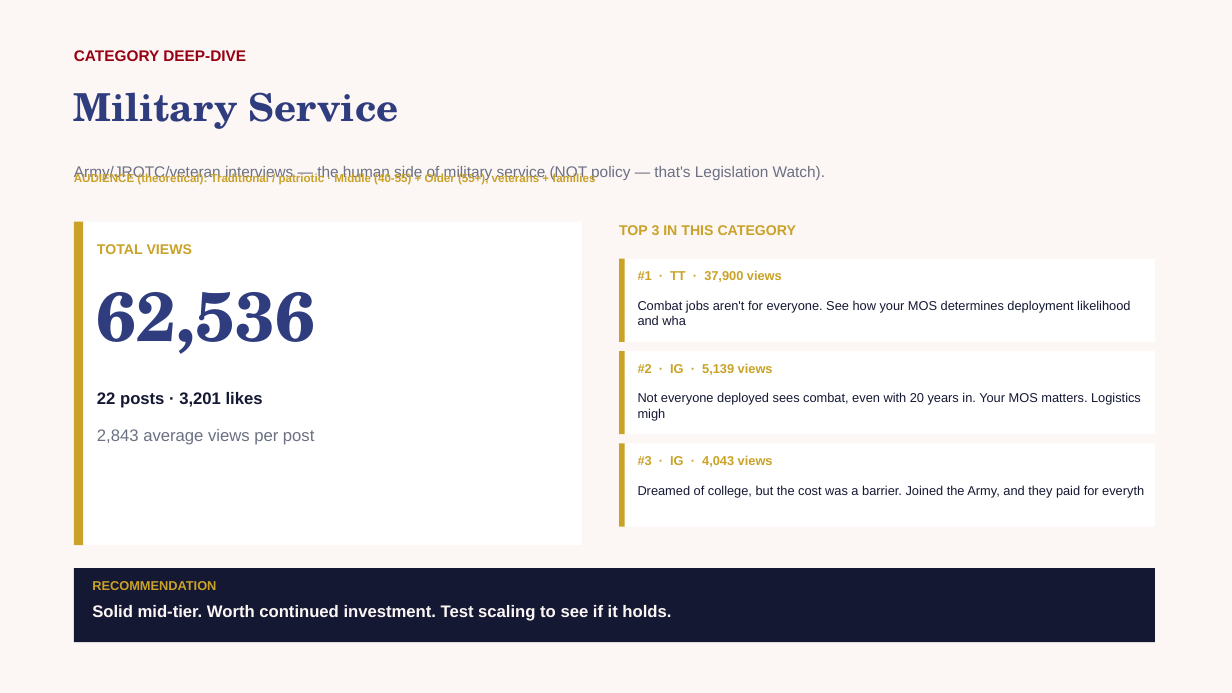
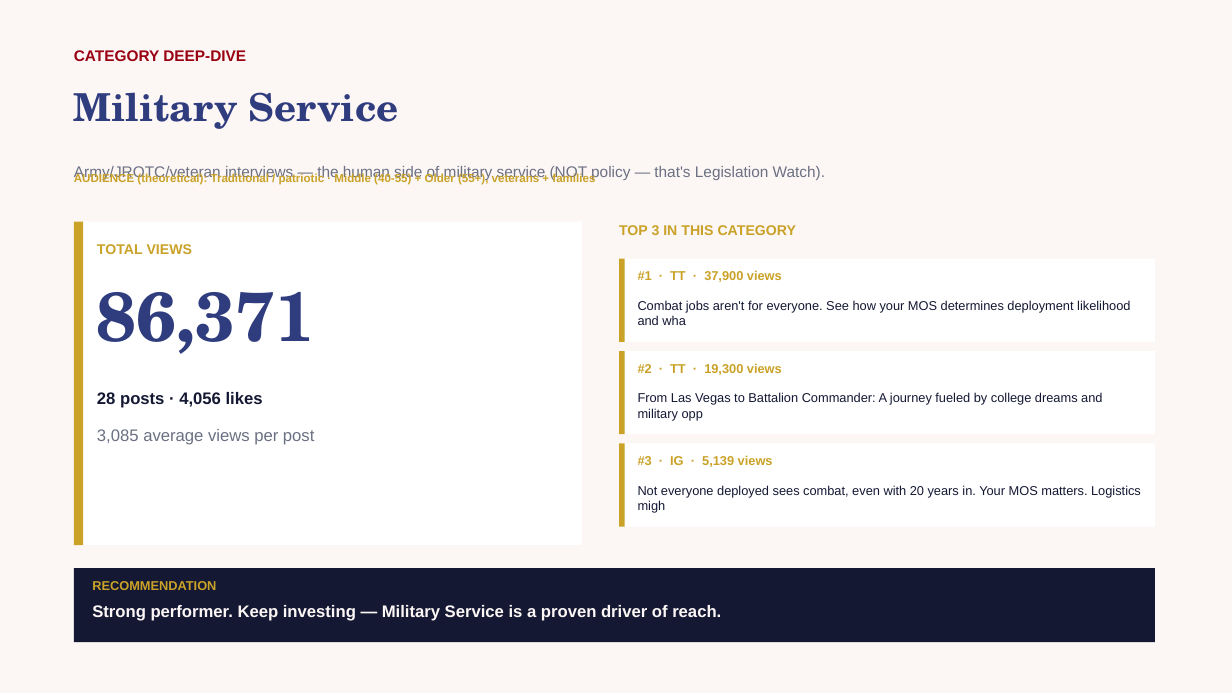
Before and after one commit to zvmmer/talking-downey-kpis, a slide deck: slide 7 of SPONSOR_CONTENT_REPORT.pptx (slide 9 before the commit). Drawn at 1232x693 pixels with LibreOffice and Linux fonts; fonts in the diff are those of the drawing. Boxes give left, top, right and bottom in pixels: in the first picture for what was removed or moved away, otherwise in the second. Text is boxed around its words. In the diff, an @@ line names an element or a change of style, - is before the commit and + after.

```diff
--- a/SPONSOR_CONTENT_REPORT.pptx
+++ b/SPONSOR_CONTENT_REPORT.pptx
@@ text at bbox=[97, 292, 315, 354]: text changed @@
-62,536
+86,371
@@ text at bbox=[638, 363, 782, 375]: text changed @@
-#2 · IG · 5,139 views
+#2 · TT · 19,300 views
@@ text at bbox=[97, 392, 263, 408]: text changed @@
-22 posts · 3,201 likes
+28 posts · 4,056 likes
@@ text added at bbox=[638, 392, 1102, 421], 10 pt, text #141833 @@
+From Las Vegas to Battalion Commander: A journey fueled by college dreams and military opp
@@ text at bbox=[97, 429, 314, 445]: text changed @@
-2,843 average views per post
+3,085 average views per post
@@ text at bbox=[638, 455, 773, 467]: text changed @@
-#3 · IG · 4,043 views
+#3 · IG · 5,139 views
@@ text "Not everyone deployed sees combat, ...": place and size @@
-text "Not everyone deployed sees combat, ..." at bbox=[638, 392, 1141, 421]
+text "Not everyone deployed sees combat, ..." at bbox=[638, 485, 1141, 513]
@@ text removed at bbox=[638, 485, 1144, 498] @@
-Dreamed of college, but the cost was a barrier. Joined the Army, and they paid for everyth
@@ text at bbox=[92, 605, 721, 621]: text changed @@
-Solid mid-tier. Worth continued investment. Test scaling to see if it holds.
+Strong performer. Keep investing — Military Service is a proven driver of reach.
```
Also in this commit, not shown: 14 other slides changed, 6 other files.
